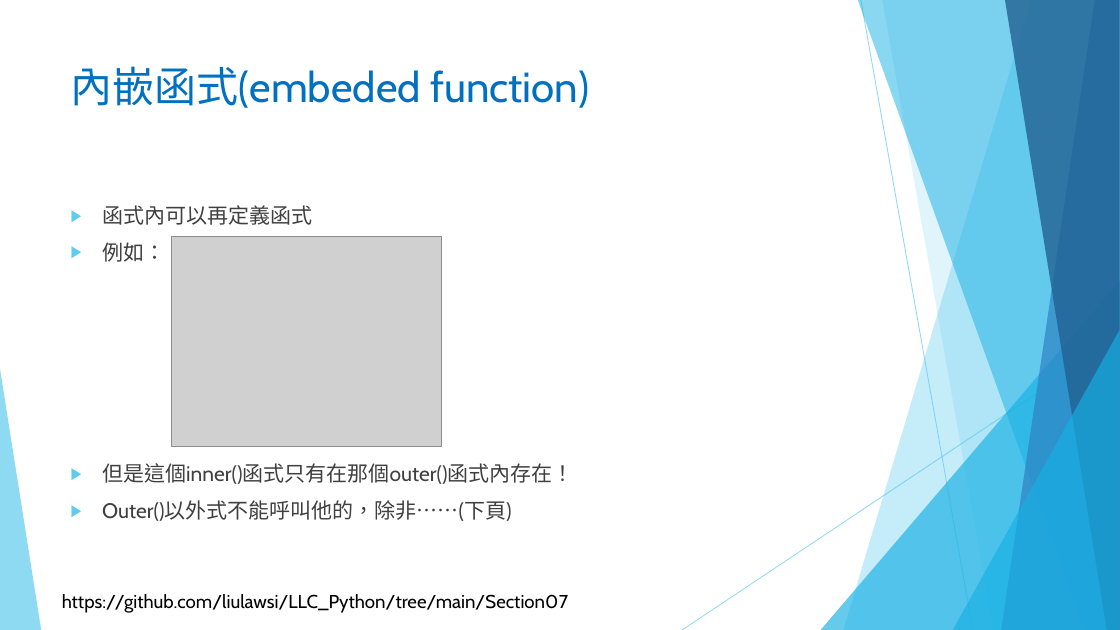
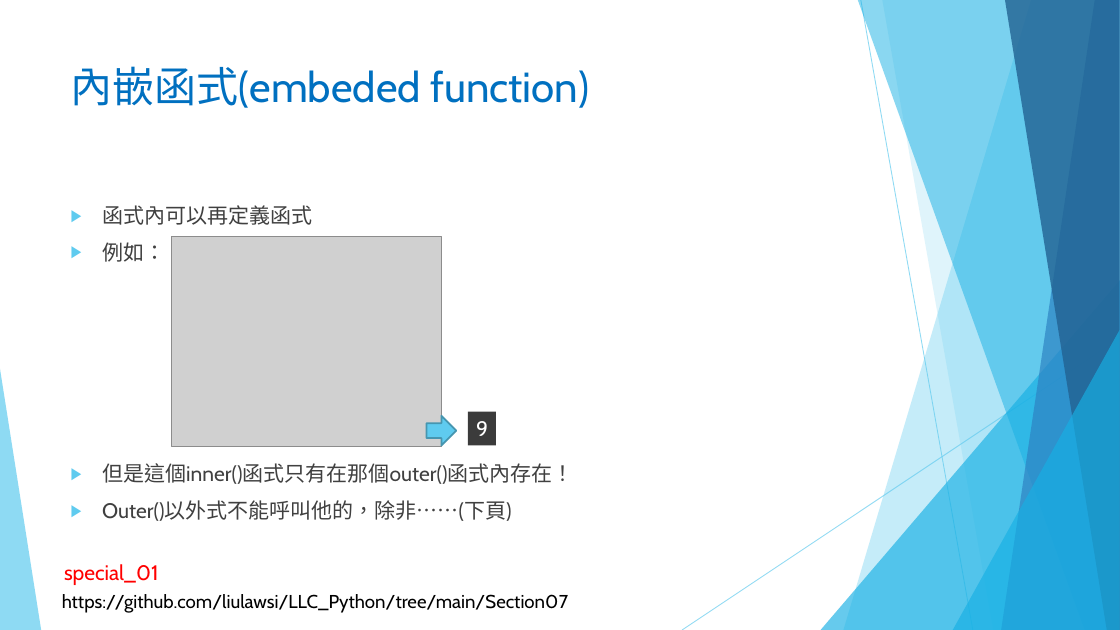
Before and after one commit to liulawsi/My_PPTs, a slide deck: slide 33 of LCC/Python/07_函式與方法.pptx. Drawn at 1120x630 pixels with LibreOffice and Linux fonts; fonts in the diff are those of the drawing; grey boxes stand for pictures; background and template pictures are left out. Boxes give left, top, right and bottom in pixels: in the first picture for what was removed or moved away, otherwise in the second. Text is boxed around its words. In the diff, an @@ line names an element or a change of style, - is before the commit and + after.

```diff
--- a/LCC/Python/07_函式與方法.pptx
+++ b/LCC/Python/07_函式與方法.pptx
@@ right arrow added at (427, 416, 456, 445), fill #5FCBEF, outline #4696B1 1.5 pt @@
@@ rectangle added at (468, 412, 497, 445), fill #3B3B3B, 18 pt, text #FFFFFF @@
+9
@@ text added at (64, 564, 158, 585), 18 pt, text #FF0000 @@
+special_01
```
Also in this commit, not shown: 6 other slides changed, 8 slides added, 9 other files.
